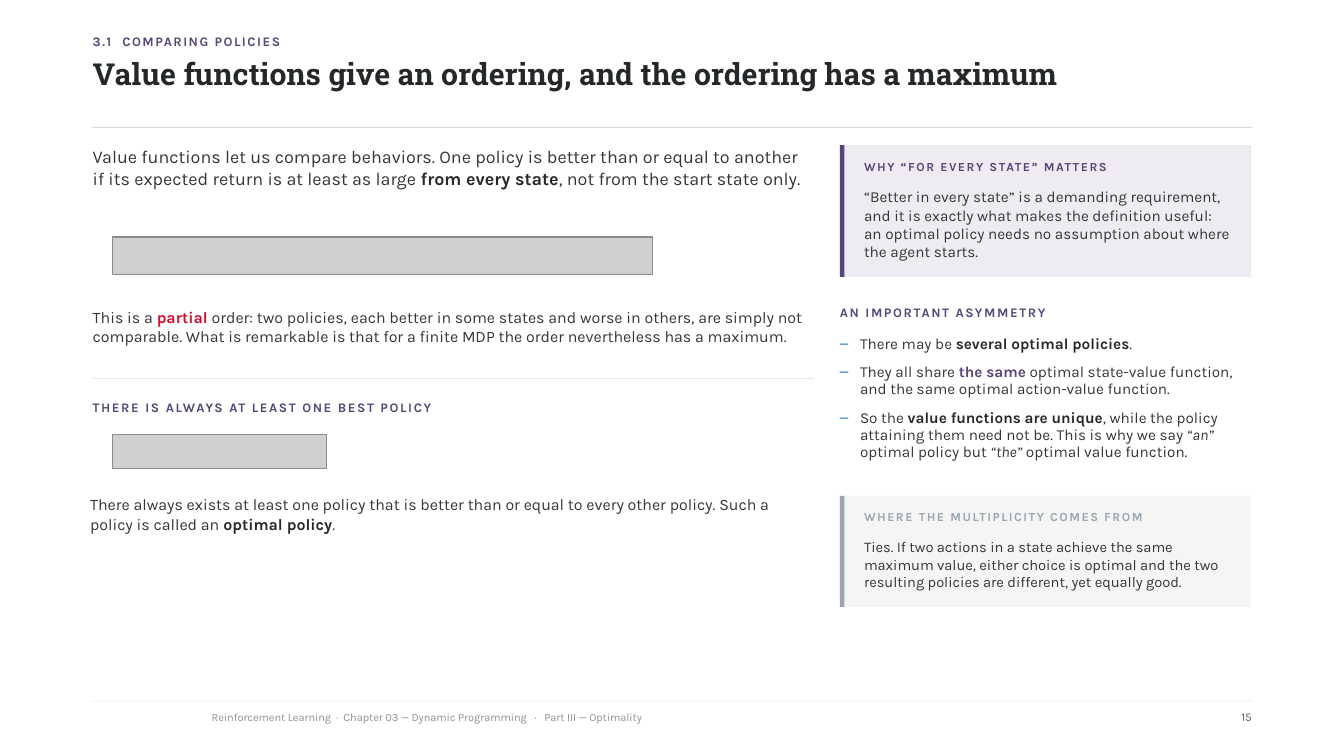
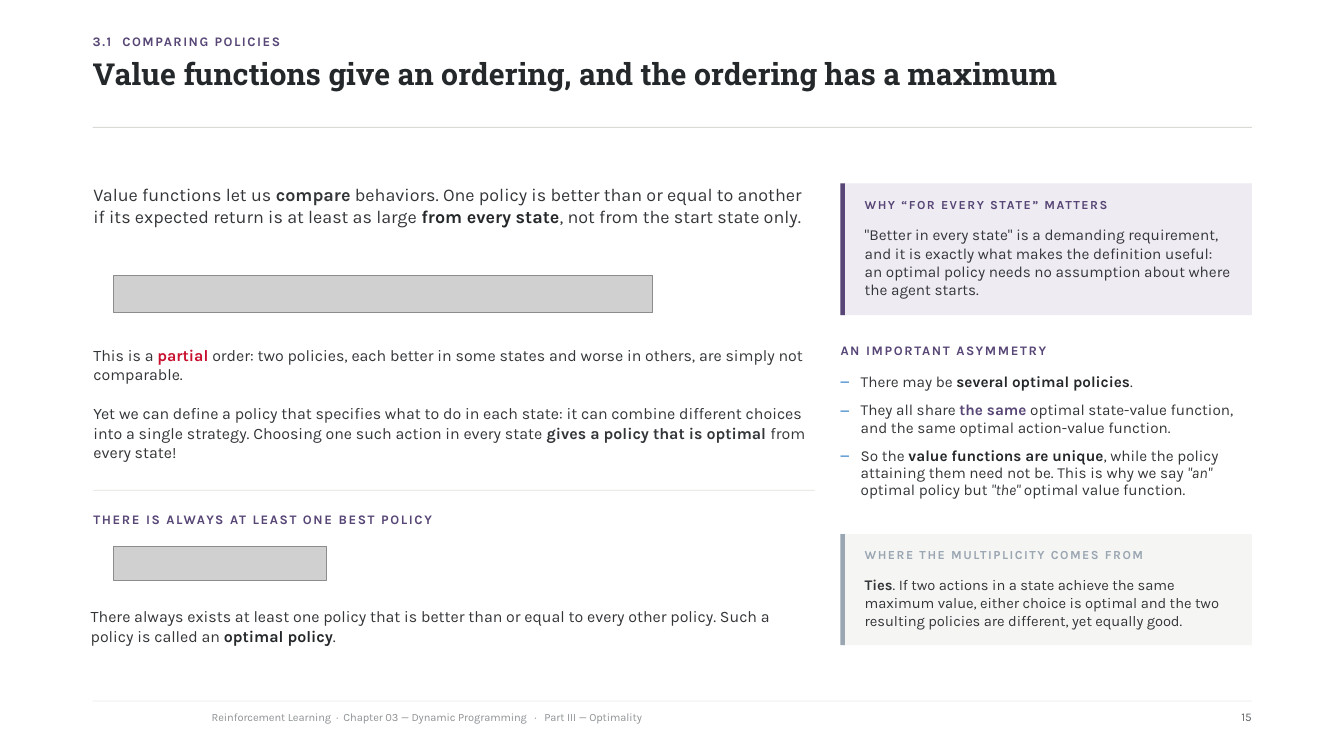
Before and after one commit to riccardoberta/reinforcement-learning, a slide deck: slide 15 of 03 - Dynamic Programming/slides.pptx. Drawn at 1344x756 pixels with LibreOffice and Linux fonts; fonts in the diff are those of the drawing; grey boxes stand for pictures; background and template pictures are left out. Boxes give left, top, right and bottom in pixels: in the first picture for what was removed or moved away, otherwise in the second. Text is boxed around its words. In the diff, an @@ line names an element or a change of style, - is before the commit and + after.

```diff
--- a/03 - Dynamic Programming/slides.pptx
+++ b/03 - Dynamic Programming/slides.pptx
@@ text "Value functions let us compare ..." at box(93, 188, 802, 228): bold on in "compare" @@
@@ picture removed at box(113, 237, 652, 274) @@
@@ text at box(865, 229, 1231, 299): text changed @@
-“Better in every state” is a demanding requirement, and it is exactly what makes the definition useful: an optimal policy needs no assumption about where the agent starts.
+"Better in every state" is a demanding requirement, and it is exactly what makes the definition useful: an optimal policy needs no assumption about where the agent starts.
@@ picture added at box(114, 275, 653, 313) @@
@@ text at box(93, 349, 805, 462): text changed @@
-This is a partial order: two policies, each better in some states and worse in others, are simply not comparable. What is remarkable is that for a finite MDP the order nevertheless has a maximum.
+This is a partial order: two policies, each better in some states and worse in others, are simply not comparable.
+Yet we can define a policy that specifies what to do in each state: it can combine different choices into a single strategy. Choosing one such action in every state gives a policy that is optimal from every state!
@@ picture removed at box(113, 435, 327, 469) @@
@@ text at box(861, 450, 1218, 499): text changed @@
-– So the value functions are unique, while the policy attaining them need not be. This is why we say “an” optimal policy but “the” optimal value function.
+– So the value functions are unique, while the policy attaining them need not be. This is why we say "an" optimal policy but "the" optimal value function.
@@ 2 texts, 1 rectangle: place and size @@
-2 texts, 1 rectangle at box(90, 378, 815, 534)
+2 texts, 1 rectangle at box(91, 376, 899, 646)
@@ 6 texts, 4 rectangles: place and size @@
-6 texts, 4 rectangles at box(93, 145, 1251, 607)
+6 texts, 4 rectangles at box(93, 184, 1252, 645)
@@ picture added at box(114, 546, 328, 581) @@
@@ text "Ties. If two actions in ..." at box(865, 579, 1219, 630): bold on in "Ties." @@
```
Also in this commit, not shown: 20 other slides changed, 10 other files.
